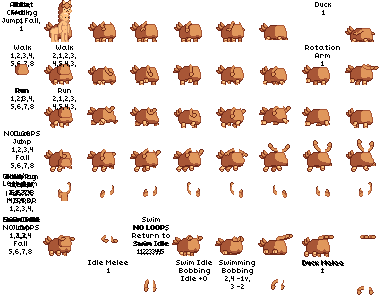
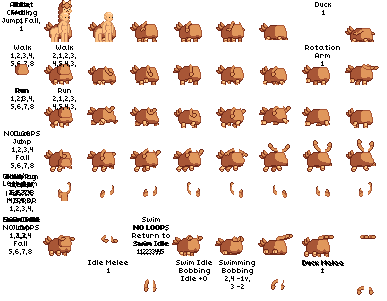
Layer changes from the first (387, 301) image to the second:
painted on "Clipboard" over <box>50,12,114,42</box>
